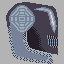
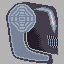
Layer changes from the first 64 x 64 image to the second:
removed layer "Detailing 1 Dithering" from group "RobotCircularPiece 2" over [8, 26, 53, 64]
painted on "Detailing 1" over [8, 4, 53, 64]